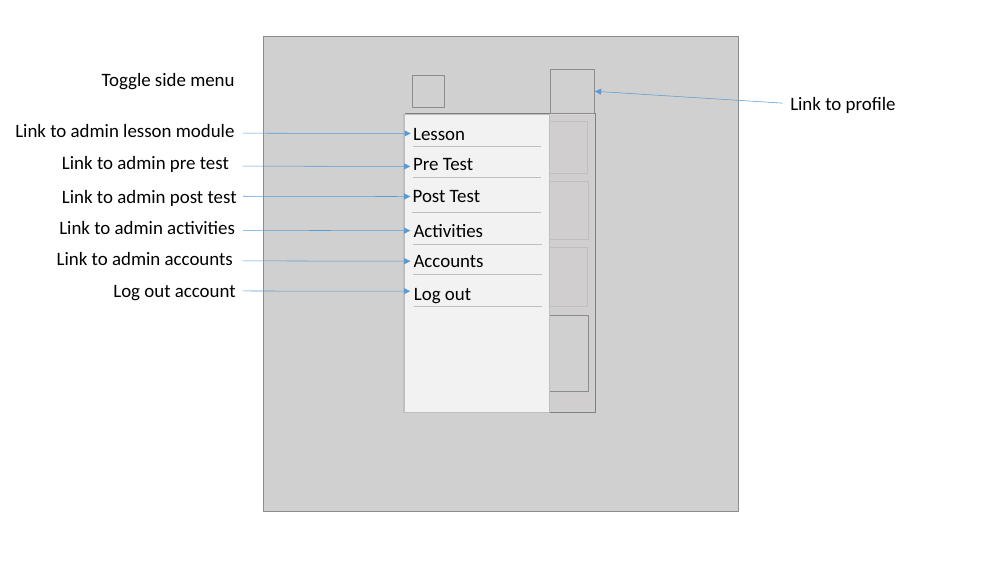
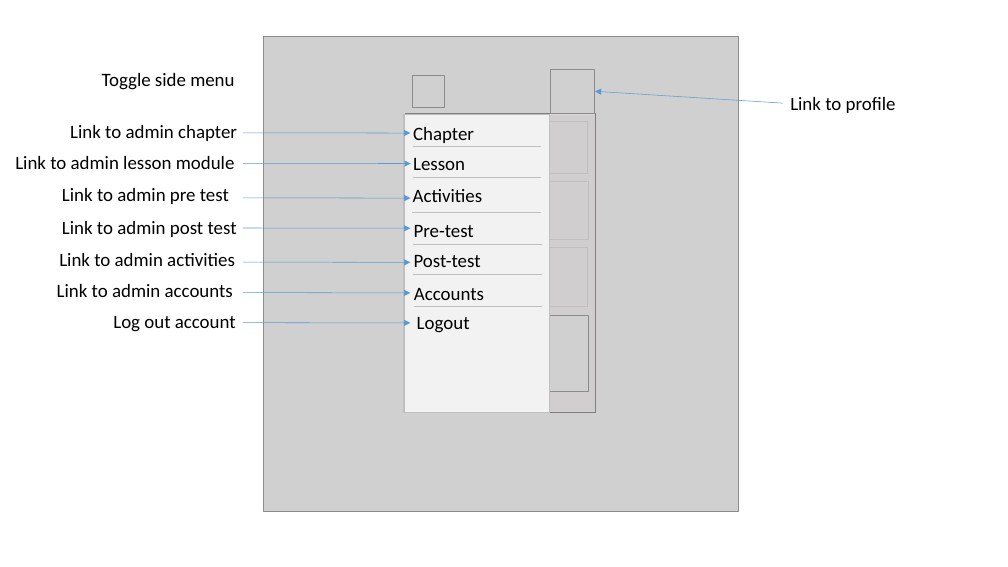
Before and after one commit to jegger06/edyscalculia_app, a slide deck: slide 2 of materials/documentation/eDyscalculia App Wireframe - Admin.pptx. Drawn at 1008x567 pixels with LibreOffice and Linux fonts; fonts in the diff are those of the drawing; grey boxes stand for pictures. Boxes give left, top, right and bottom in pixels: in the first picture for what was removed or moved away, otherwise in the second. Text is boxed around its words. In the diff, an @@ line names an element or a change of style, - is before the commit and + after.

Commit message:
Updated the wireframe of the Admin.

```diff
--- a/materials/documentation/eDyscalculia App Wireframe - Admin.pptx
+++ b/materials/documentation/eDyscalculia App Wireframe - Admin.pptx
@@ text added at <box>70,125,237,141</box>, 18 pt, text #000000 @@
+Link to admin chapter
@@ arrow added from (243, 133) to (411, 133), #5B9BD5 0.5 pt @@
@@ 7 texts, 6 arrows: place and size @@
-7 texts, 6 arrows at <box>15,124,465,301</box>
+7 texts, 6 arrows at <box>15,156,465,332</box>
@@ text added at <box>413,127,474,143</box>, 18 pt, text #000000 @@
+Chapter
@@ text "Activities": place and size @@
-text "Activities" at <box>414,224,484,237</box>
+text "Activities" at <box>413,189,483,202</box>
@@ text at <box>414,225,474,237</box>: text changed @@
-Pre Test
+Pre-test
@@ text at <box>414,255,481,267</box>: text changed @@
-Post Test
+Post-test
@@ text "Accounts": place and size @@
-text "Accounts" at <box>414,255,484,267</box>
+text "Accounts" at <box>414,288,484,300</box>
@@ text removed at <box>414,288,471,304</box> @@
-Log out
@@ text added at <box>417,317,470,333</box>, 18 pt, text #000000 @@
+Logout
```
Also in this commit, not shown: 1 other slide changed, 1 slide added, 1 other file.
